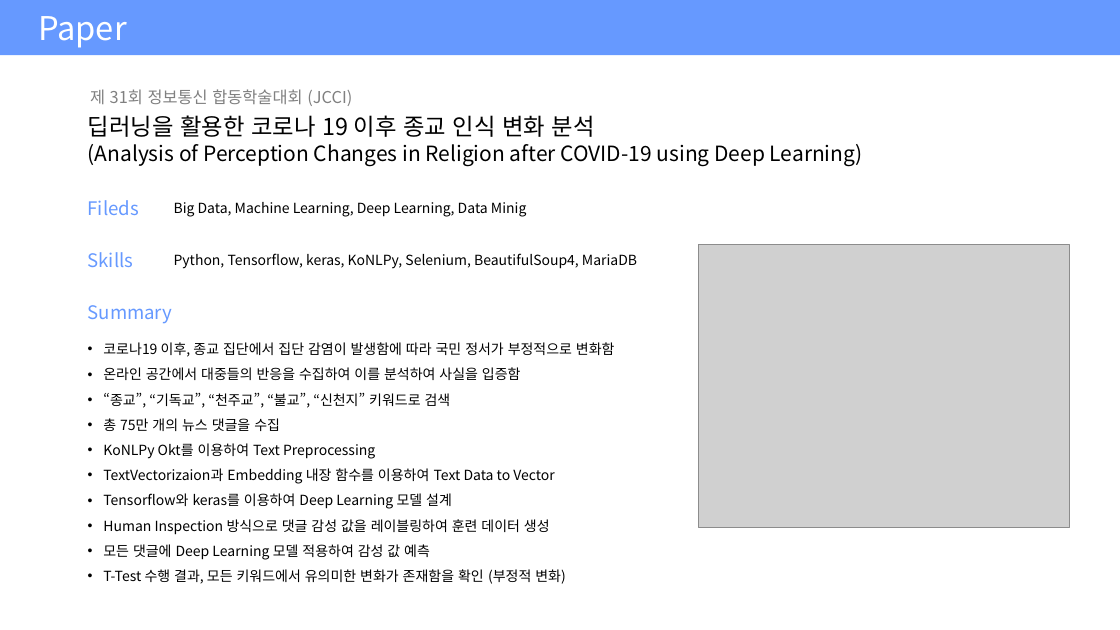
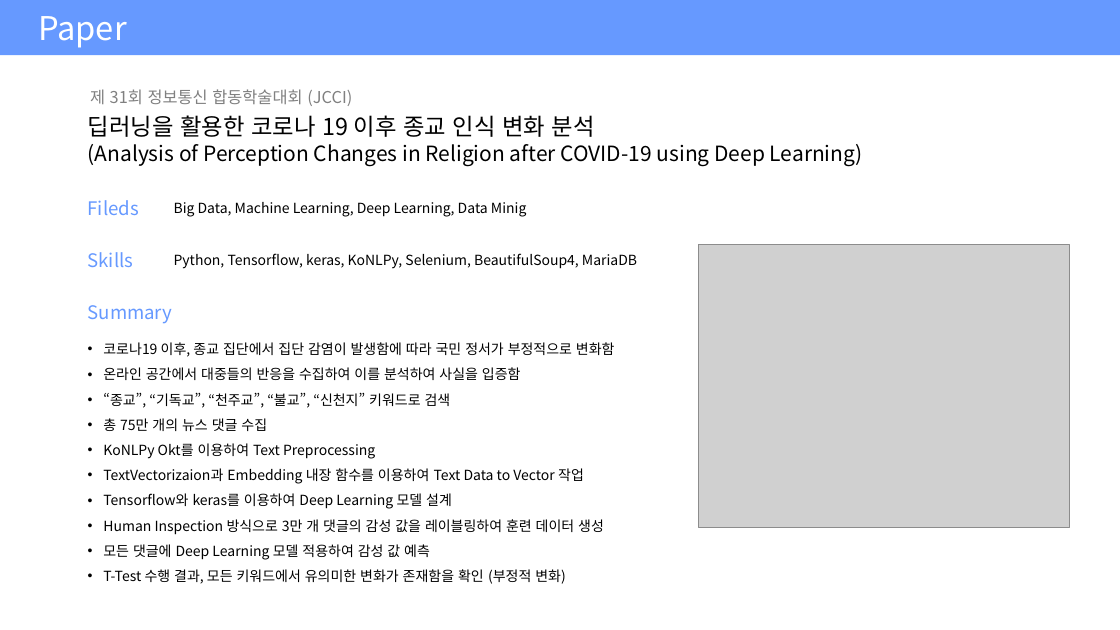
Before and after one commit to Minku-Koo/Minku-Koo, a slide deck: slide 4 of Portfolio.pptx. Drawn at 1120x630 pixels with LibreOffice and Linux fonts; fonts in the diff are those of the drawing; grey boxes stand for pictures. Boxes give left, top, right and bottom in pixels: in the first picture for what was removed or moved away, otherwise in the second. Text is boxed around its words. In the diff, an @@ line names an element or a change of style, - is before the commit and + after.

```diff
--- a/Portfolio.pptx
+++ b/Portfolio.pptx
@@ text at [103, 418, 267, 431]: text changed @@
-• 총 75만 개의 뉴스 댓글을 수집
+• 총 75만 개의 뉴스 댓글 수집
@@ text at [103, 468, 584, 484]: text changed @@
-• TextVectorizaion과 Embedding 내장 함수를 이용하여 Text Data to Vector
+• TextVectorizaion과 Embedding 내장 함수를 이용하여 Text Data to Vector 작업
@@ text at [103, 519, 604, 535]: text changed @@
-• Human Inspection 방식으로 댓글 감성 값을 레이블링하여 훈련 데이터 생성
+• Human Inspection 방식으로 3만 개 댓글의 감성 값을 레이블링하여 훈련 데이터 생성
```
Also in this commit, not shown: 5 other slides changed.
